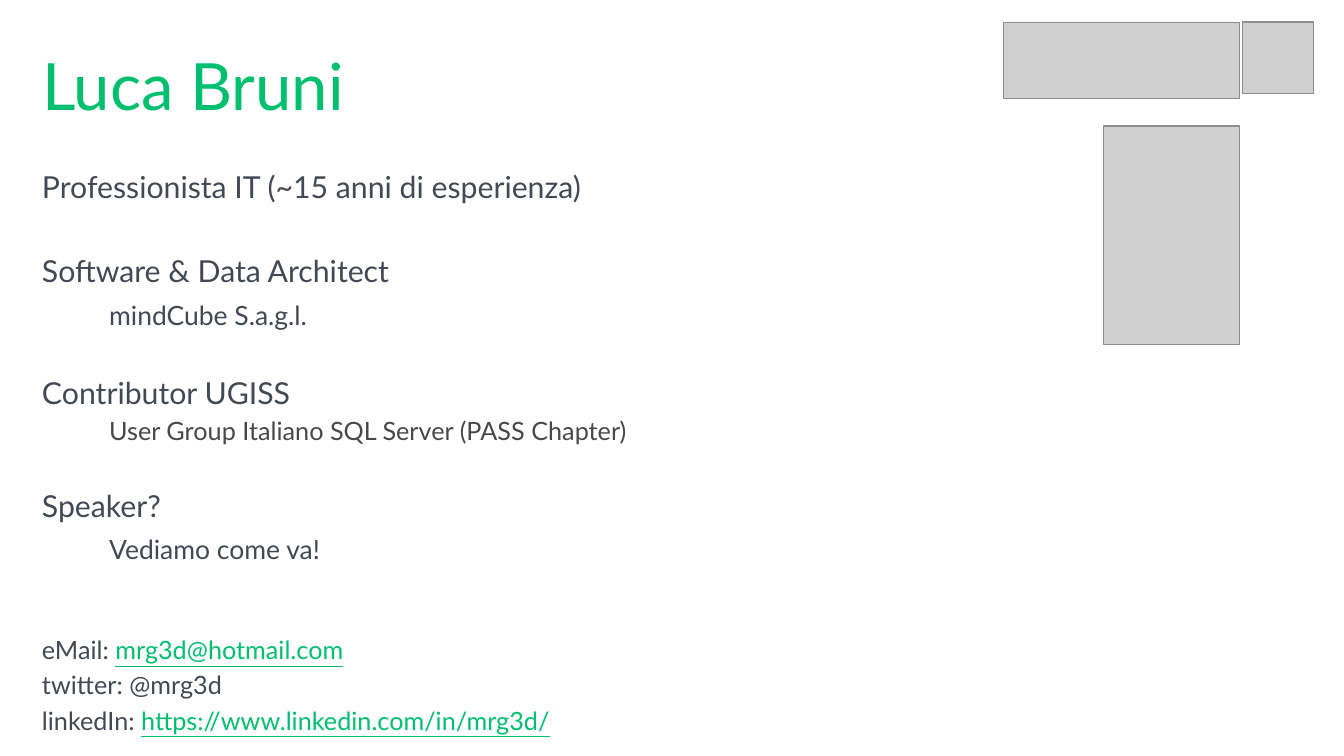
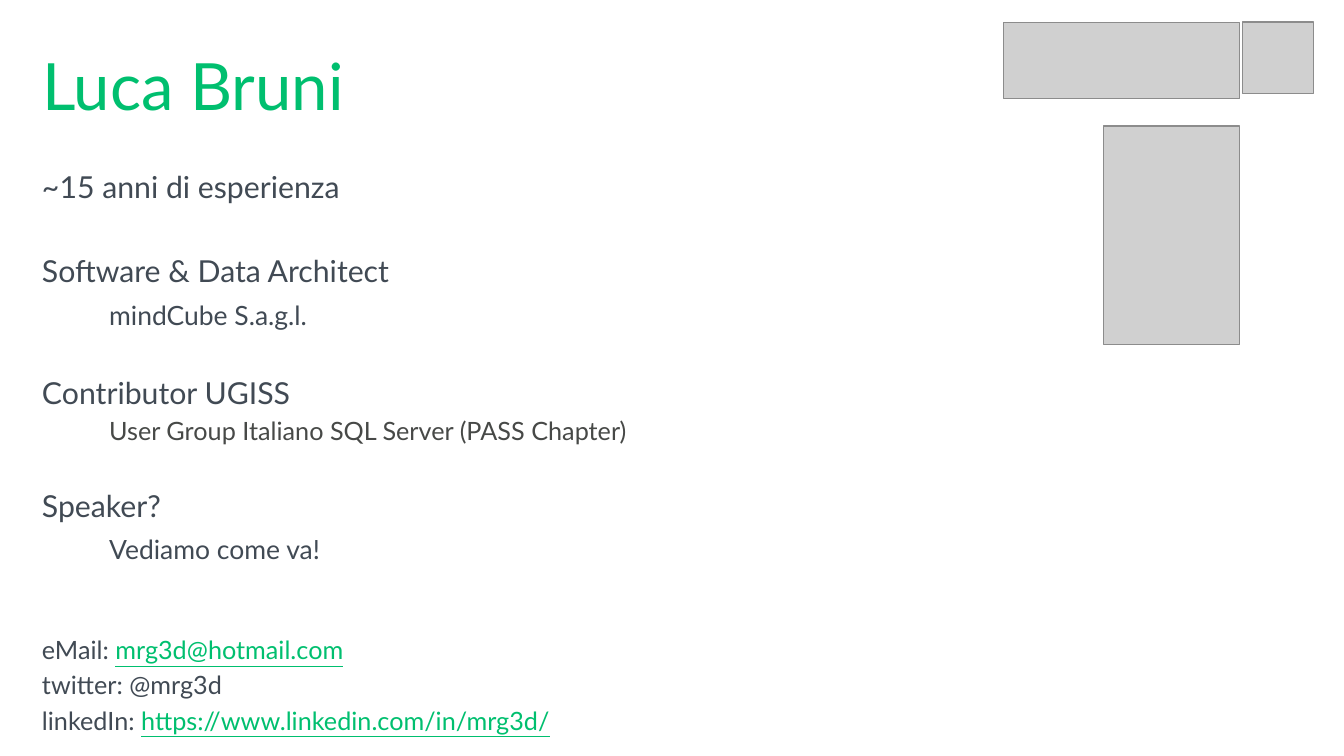
Before and after one commit to mrg3d/demo-opsstudio-repo, a slide deck: slide 3 of Introducing SQL Operations Studio.pptx. Drawn at 1344x756 pixels with LibreOffice and Linux fonts; fonts in the diff are those of the drawing; grey boxes stand for pictures; background and template pictures are left out. Boxes give left, top, right and bottom in pixels: in the first picture for what was removed or moved away, otherwise in the second. Text is boxed around its words. In the diff, an @@ line names an element or a change of style, - is before the commit and + after.

```diff
--- a/Introducing SQL Operations Studio.pptx
+++ b/Introducing SQL Operations Studio.pptx
@@ text at [42, 175, 340, 203]: text changed @@
-Professionista IT (~15 anni di esperienza)
+~15 anni di esperienza
```
Also in this commit, not shown: 6 other slides changed.
